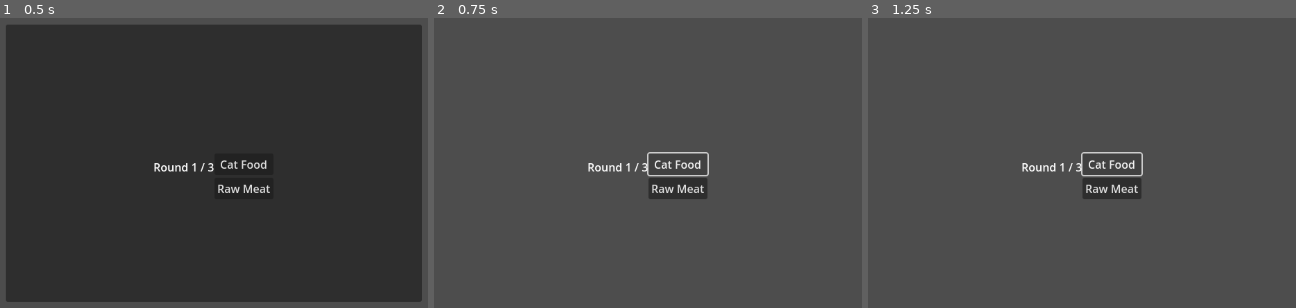
Above: before the commit, frames 1-3 (left to right).
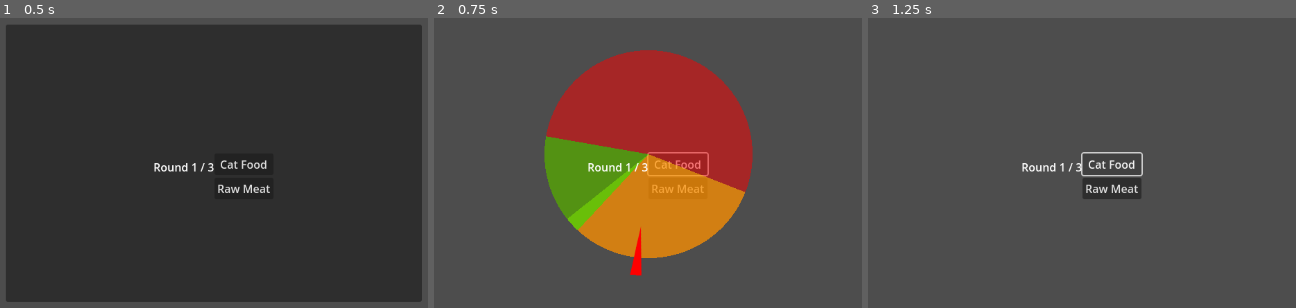
Above: after the commit, the same moments.

Repository: KKSNM-Studio/love_my_dead_cat
Game: Godot game, scene res://Scenes/Minigames/Feed/FeedGame.tscn
Same seed, same stepped clock (60 frames per second), same inputs: the game is played once before the commit and once after it. This scene is started directly instead of the project's main scene.
Inputs:
- Up to frame 1 (0.5 s): no input
- Up to frame 2 (0.75 s): click "Cat Food" at 0.5 s
- Up to frame 3 (1.25 s): no input

Frame 1 is identical in both runs. In frame 2, 28% of the frame differs, in the area x 25-75%, y 11-89%; in frame 3, nothing differs.
Error in both runs: Invalid assignment of property or key 'text' with value of type 'String' on a base object of type 'null instance'. (res://Scenes/Minigames/Feed/FeedGame.gd:98)

Commit message:
qte update

Diff:
--- a/love-my-dead-cat/Scenes/UI/QTE/QTECircle.gd
+++ b/love-my-dead-cat/Scenes/UI/QTE/QTECircle.gd
@@ -1,96 +1,77 @@
-# QTECircle.gd
-# Reusable QTE (Quick Time Event) system
-# Place in: Scenes/UI/QTE/QTECircle.gd
-# Used by all minigames
-
 extends Control
 
 # ===== SIGNALS =====
 signal qte_completed(result: String, score: int)  # "perfect", "safe", "danger"
 
-# ===== NODES (Create these in scene) =====
-@onready var circle_sprite = $CircleSprite  # The outer circle
-@onready var indicator = $Indicator  # Rotating pointer
-@onready var perfect_zone = $PerfectZone  # Green zone visual
-@onready var safe_zone = $SafeZone  # Yellow zone visual
-@onready var danger_zone = $DangerZone  # Red zone visual
+# ===== NODES =====
+@onready var circle_sprite = $CircleSprite
+@onready var indicator = $Indicator
+@onready var perfect_zone: Polygon2D = $DangerZone/SafeZone/PerfectZone
+@onready var safe_zone: Polygon2D = $DangerZone/SafeZone
+@onready var danger_zone: Polygon2D = $DangerZone
 
-# ===== QTE SETTINGS =====
-var rotation_speed: float = 180.0  # Degrees per second
+# ===== SETTINGS =====
+var rotation_speed: float = 180.0
 var is_active: bool = false
 var has_clicked: bool = false
 
-# Zone angles (in degrees)
-var perfect_zone_size: float = 60.0
+# Zone settings
+var perfect_zone_size: float = 50.0
 var safe_zone_size: float = 120.0
-# Danger zone is everything else
-
-# Zone start angle (where perfect zone begins)
+var radius: float = 150.0
 var target_angle: float = 0.0
 
-# ===== SCORE VALUES =====
+# Score
 const PERFECT_SCORE = 3
 const SAFE_SCORE = 1
 const DANGER_SCORE = 0
 
 # ===== INITIALIZATION =====
 func _ready():
-	hide()  # Start hidden
-
-	# Set random target angle each time
+	hide()
 	randomize_target()
-
-	# Update zone sizes from Global (based on cat mood)
 	perfect_zone_size = Global.get_perfect_zone_size()
 
+	create_arc(perfect_zone, radius, perfect_zone_size, Color(0, 1, 0, .5))
+	create_arc(safe_zone, radius, safe_zone_size, Color(1, 0.85, 0, .5))
+	create_arc(danger_zone, radius, 360, Color(1, 0, 0, .5))
+
+	start_qte()
+
+# ===== PROCESS LOOP =====
 func _process(delta):
 	if is_active and not has_clicked:
-		# Rotate indicator
 		indicator.rotation_degrees += rotation_speed * delta
-
-		# Wrap around at 360
 		if indicator.rotation_degrees >= 360:
 			indicator.rotation_degrees -= 360
 
-# ===== QTE CONTROL =====
+# ===== START QTE =====
 func start_qte():
 	is_active = true
 	has_clicked = false
 	show()
 
-	# Reset indicator position
 	indicator.rotation_degrees = 0
-
-	# Randomize target zone position
 	randomize_target()
-
-	# Update zone visuals
 	update_zone_visuals()
 
-	# Play countdown sound
 	AudioManager.play_qte_countdown()
 
+# ===== HIT CHECK =====
 func _input(event):
 	if is_active and not has_clicked:
-		if event is InputEventMouseButton and event.pressed:
-			if event.button_index == MOUSE_BUTTON_LEFT:
-				check_hit()
-				has_clicked = true
+		if event is InputEventMouseButton and event.pressed and event.button_index == MOUSE_BUTTON_LEFT:
+			check_hit()
+			has_clicked = true
 
 func check_hit():
 	is_active = false
-
-	# Get current indicator angle
 	var current_angle = indicator.rotation_degrees
-
-	# Calculate difference from target
 	var angle_diff = abs(current_angle - target_angle)
 
-	# Handle wrap-around (e.g., 350° and 10° should be close)
 	if angle_diff > 180:
 		angle_diff = 360 - angle_diff
 
-	# Determine hit quality
 	var result: String
 	var score: int
 
@@ -109,59 +90,59 @@
 		score = DANGER_SCORE
 		flash_zone(danger_zone, Color.RED)
 		AudioManager.play_qte_danger()
-
-		# Lose a heart on danger hit
 		Global.lose_heart()
 
-	# Show result briefly
 	await get_tree().create_timer(0.5).timeout
-
-	# Emit completion signal
 	emit_signal("qte_completed", result, score)
-
 	hide()
 
-# ===== VISUAL UPDATES =====
+# ===== ZONE LOGIC =====
+
 func randomize_target():
 	target_angle = randf_range(0, 360)
 
 func update_zone_visuals():
-	# Update visual representations of zones
-	# This depends on how you design the zones visually
+	perfect_zone.rotation_degrees = target_angle
+	safe_zone.rotation_degrees = target_angle
+	danger_zone.rotation_degrees = 0
 
-	# Position perfect zone at target angle
-	if perfect_zone:
-		perfect_zone.rotation_degrees = target_angle
-		# Scale to size (implement in scene as Polygon2D or similar)
+func create_arc(zone: Polygon2D, r: float, angle_deg: float, color: Color):
+	var points = []
+	points.append(Vector2.ZERO)
 
-	# Position safe zone
-	if safe_zone:
-		safe_zone.rotation_degrees = target_angle
+	var half_angle = deg_to_rad(angle_deg / 2)
+	var step = deg_to_rad(3)
 
-	# Danger zone is the rest (full circle minus safe)
+	var a = -half_angle
+	while a <= half_angle:
+		points.append(Vector2(cos(a) * r, sin(a) * r))
+		a += step
 
-func flash_zone(zone_node: Node2D, color: Color):
-	if zone_node:
-		var original_modulate = zone_node.modulate
-		zone_node.modulate = color
+	zone.polygon = points
+	zone.color = color
+	zone.antialiased = true
 
-		var tween = create_tween()
-		tween.tween_property(zone_node, "modulate", original_modulate, 0.3)
+func flash_zone(zone_node: Polygon2D, color: Color):
+	var original = zone_node.modulate
+	zone_node.modulate = color
+	var tween = create_tween()
+	tween.tween_property(zone_node, "modulate", original, 0.3)
 
-# ===== DIFFICULTY ADJUSTMENT =====
+# ===== DIFFICULTY =====
 func set_rotation_speed(speed: float):
-	rotation_speed = speed
+	rotation_speed = clamp(speed, 30, 500)
 
 func increase_difficulty():
-	# Make it faster or zones smaller
-	rotation_speed += 30.0
-	rotation_speed = min(rotation_speed, 360.0)  # Cap max speed
+	rotation_speed = min(rotation_speed + 20, 500)
+	perfect_zone_size = max(perfect_zone_size - 5, 15)
+	create_arc(perfect_zone, radius, perfect_zone_size, perfect_zone.color)
 
 func reset_difficulty():
-	rotation_speed = 180.0
+	rotation_speed = 180
 	perfect_zone_size = Global.get_perfect_zone_size()
+	create_arc(perfect_zone, radius, perfect_zone_size, perfect_zone.color)
 
-# ===== CLEANUP =====
+# ===== STOP =====
 func stop_qte():
 	is_active = false
 	has_clicked = false
--- a/love-my-dead-cat/Scenes/UI/QTE/QTECircle.tscn
+++ b/love-my-dead-cat/Scenes/UI/QTE/QTECircle.tscn
@@ -1,13 +1,22 @@
-[gd_scene load_steps=2 format=3 uid="uid://rpwdwyvsxnup"]
+[gd_scene load_steps=4 format=3 uid="uid://rpwdwyvsxnup"]
 
 [ext_resource type="Script" uid="uid://drxaw2qsvrbfl" path="res://Scenes/UI/QTE/QTECircle.gd" id="1_wao46"]
+[ext_resource type="Texture2D" uid="uid://cre6bu54mthjf" path="res://Scenes/UI/QTE/Asset/Circle.png" id="2_edo4n"]
+[ext_resource type="Texture2D" uid="uid://clidqasf5jrh2" path="res://Scenes/UI/QTE/Asset/Polygon_1.png" id="3_nhbu8"]
 
 [node name="QteCircle" type="Control"]
 layout_mode = 3
-anchors_preset = 0
+anchors_preset = 8
+anchor_left = 0.5
+anchor_top = 0.5
+anchor_right = 0.5
+anchor_bottom = 0.5
+grow_horizontal = 2
+grow_vertical = 2
 script = ExtResource("1_wao46")
 
 [node name="CircleSprite" type="TextureRect" parent="."]
+visible = false
 layout_mode = 1
 anchors_preset = 8
 anchor_left = 0.5
@@ -20,12 +29,30 @@
 offset_bottom = 200.0
 grow_horizontal = 2
 grow_vertical = 2
+texture = ExtResource("2_edo4n")
 
-[node name="Indicator" type="Sprite2D" parent="CircleSprite"]
-position = Vector2(0, -150)
+[node name="DangerZone" type="Polygon2D" parent="."]
+light_mask = 5
+position = Vector2(0, 1)
 
-[node name="PerfectZone" type="Polygon2D" parent="CircleSprite"]
+[node name="SafeZone" type="Polygon2D" parent="DangerZone"]
 
-[node name="SafeZone" type="Polygon2D" parent="CircleSprite"]
+[node name="PerfectZone" type="Polygon2D" parent="DangerZone/SafeZone"]
 
-[node name="DangerZone" type="Polygon2D" parent="CircleSprite"]
+[node name="Indicator" type="Sprite2D" parent="."]
+modulate = Color(1, 0, 0, 1)
+scale = Vector2(0.095, 0.095)
+
+[node name="Indicator2" type="Sprite2D" parent="Indicator"]
+modulate = Color(1, 0, 0, 1)
+light_mask = 512
+position = Vector2(1484.2106, 0)
+rotation = -1.5707964
+scale = Vector2(6.215, 6.215)
+texture = ExtResource("3_nhbu8")
+flip_h = true
+
+[node name="PointClick2" type="Sprite2D" parent="."]
+visible = false
+scale = Vector2(0.8, 0.8)
+texture = ExtResource("2_edo4n")
Binary file added: love-my-dead-cat/Scenes/UI/QTE/Asset/Circle.png
Not shown, added: love-my-dead-cat/Scenes/UI/QTE/Asset/Circle.png.import
Binary file added: love-my-dead-cat/Scenes/UI/QTE/Asset/Ellipse_10.png
Not shown, added: love-my-dead-cat/Scenes/UI/QTE/Asset/Ellipse_10.png.import
Binary file added: love-my-dead-cat/Scenes/UI/QTE/Asset/Ellipse_9.png
Not shown, added: love-my-dead-cat/Scenes/UI/QTE/Asset/Ellipse_9.png.import
Binary file added: love-my-dead-cat/Scenes/UI/QTE/Asset/Polygon_1.png
Not shown, added: love-my-dead-cat/Scenes/UI/QTE/Asset/Polygon_1.png.import
Binary file added: love-my-dead-cat/Scenes/UI/QTE/Asset/Square.png
Not shown, added: love-my-dead-cat/Scenes/UI/QTE/Asset/Square.png.import
Binary file added: love-my-dead-cat/Scenes/UI/QTE/Asset/right-arrow.png
Not shown, added: love-my-dead-cat/Scenes/UI/QTE/Asset/right-arrow.png.import
(and 2 more such lines)
